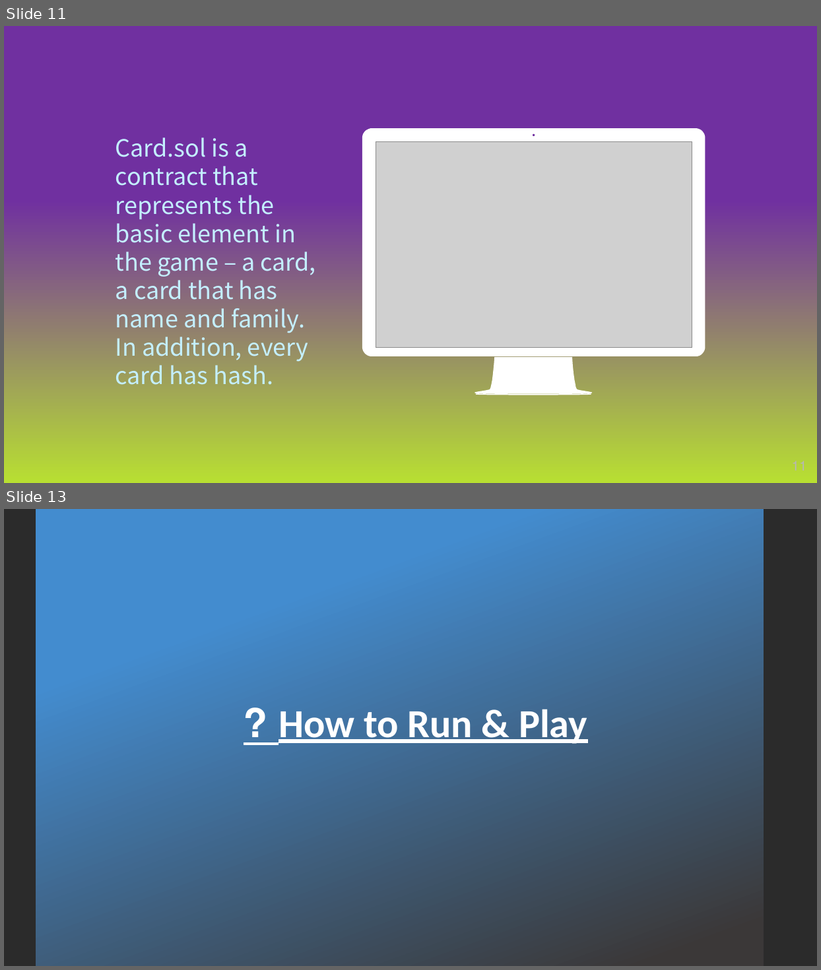
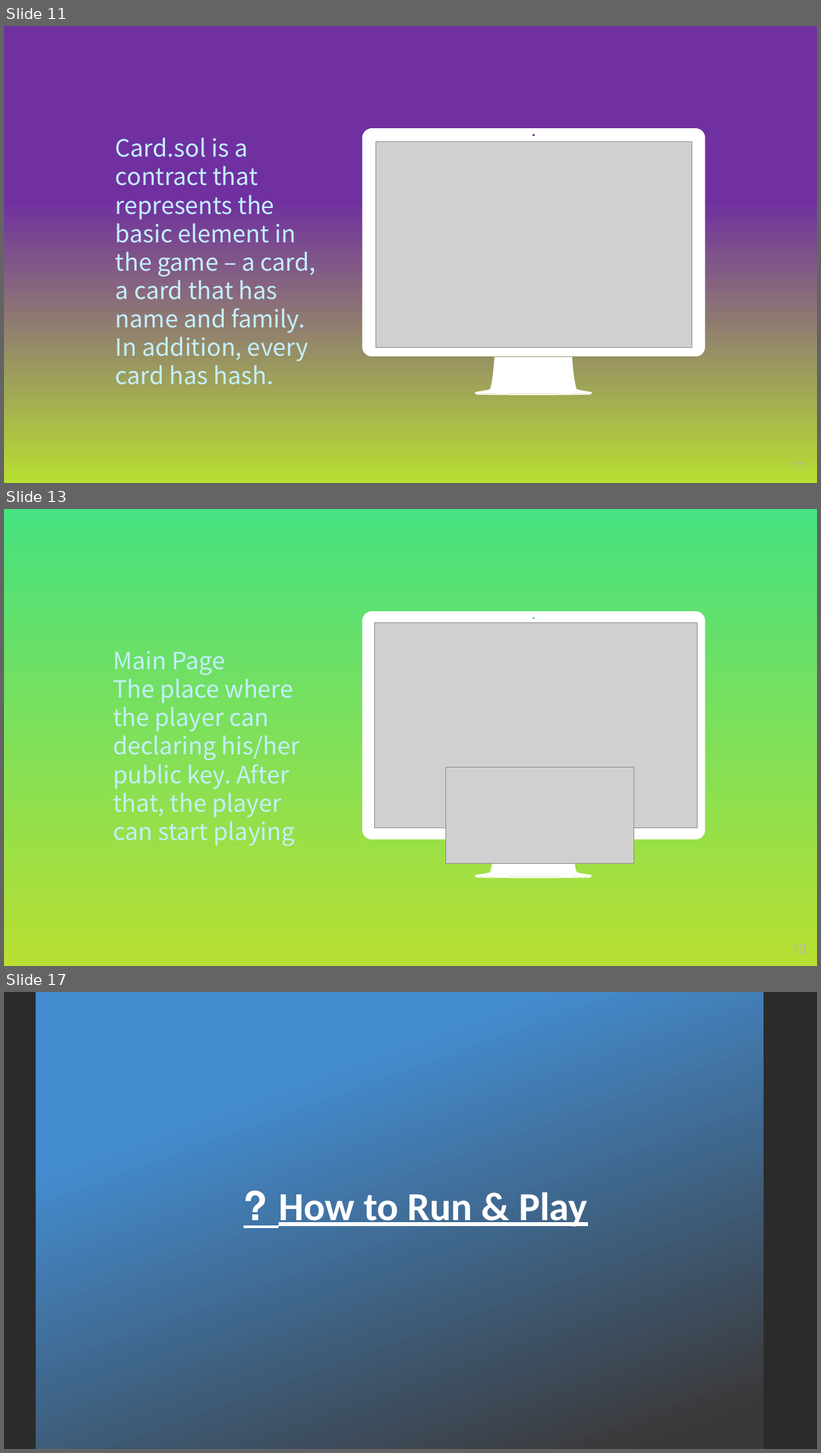
Before and after one commit to ronfri48/Play4Play, a slide deck: docs/Blockchain Final Project.pptx. Shown one above the other, each under a label of ours: slides 11 and 13 before the commit, slides 11, 13 and 17 after it; the slides between them are not shown. The pictures are 821x970 and 821x1453 pixels, drawn with LibreOffice and Linux fonts; fonts in the diff are those of the drawing; grey boxes stand for pictures; background and template pictures are left out; a plain dark background stands for a picture behind light text. Boxes give left, top, right and bottom in pixels: in the first picture for what was removed or moved away, otherwise in the second. Text is boxed around its words. In the diff, an @@ line names an element or a change of style, - is before the commit and + after.

```diff
--- a/docs/Blockchain Final Project.pptx
+++ b/docs/Blockchain Final Project.pptx
@@ slide 13 added at [4,509,817,966], background picture (left out) @@
@@ freeform shape added at [362,611,706,879], fill #FFFFFF @@
@@ picture added at [374,623,697,828] @@
@@ text added at [113,651,300,846], 28 pt, text #C4EFFF @@
+Main Page
+The place where the player can declaring his/her public key. After that, the player can start playing
@@ picture added at [446,768,634,864] @@
@@ page number added at [792,944,807,955], 16 pt, text #B7B7B7 @@
+13
@@ what was slide 13 is now slide 17 @@
```
Also in this commit, not shown: 4 slides changed, 3 other slides added, 2 slides removed.
